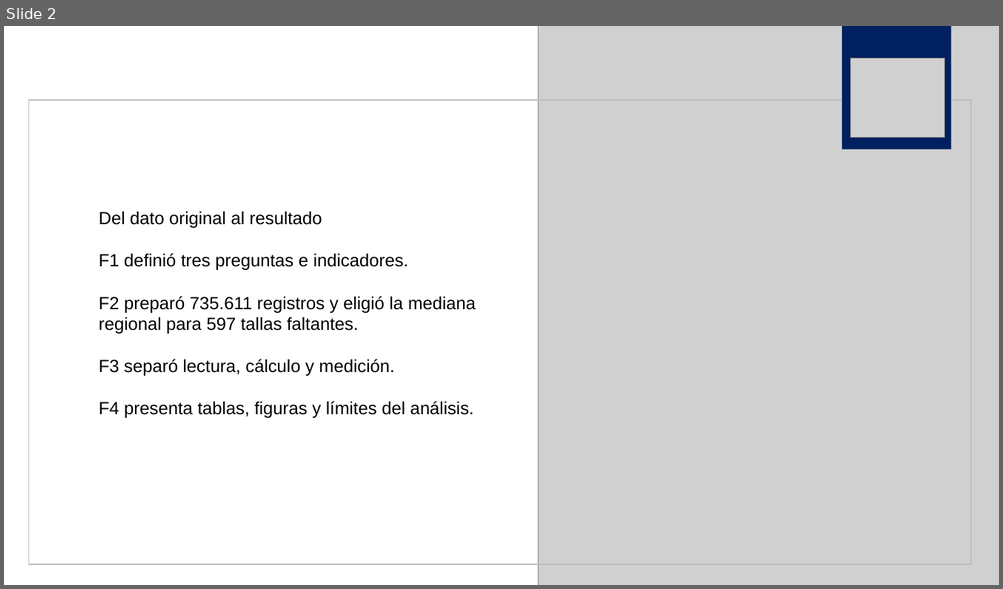
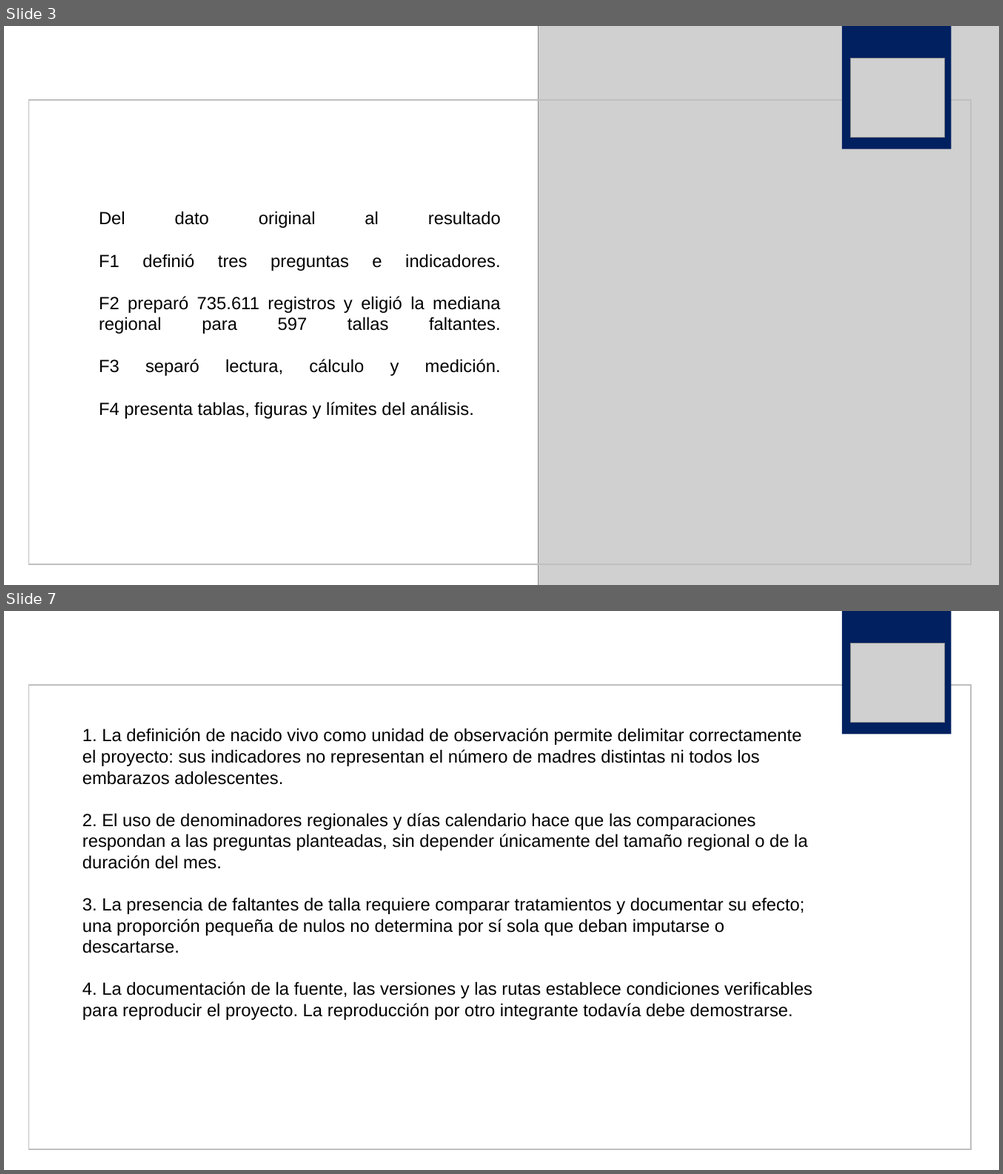
Before and after one commit to jorgealtamiranonavarrete-art/proyecto-grupo2, a slide deck: F4/f4_presentacion_grupo2.pptx. Shown one above the other, each under a label of ours: slide 2 before the commit, slides 3 and 7 after it; the slides between them are not shown. The pictures are 1003x589 and 1003x1174 pixels, drawn with LibreOffice and Linux fonts; fonts in the diff are those of the drawing; grey boxes stand for pictures. Boxes give left, top, right and bottom in pixels: in the first picture for what was removed or moved away, otherwise in the second. Text is boxed around its words. In the diff, an @@ line names an element or a change of style, - is before the commit and + after.

```diff
--- a/F4/f4_presentacion_grupo2.pptx
+++ b/F4/f4_presentacion_grupo2.pptx
@@ slide 7 added at [4,611,999,1170], background #FFFFFF @@
@@ rectangle added at [842,611,950,734], fill #002060 @@
@@ picture added at [851,643,945,722] @@
@@ rectangle added at [28,685,971,1150], outline #BFBFBF 1 pt @@
@@ text added at [82,728,812,1020], 17 pt, text #000000 @@
+1. La definición de nacido vivo como unidad de observación permite delimitar correctamente el proyecto: sus indicadores no representan el número de madres distintas ni todos los embarazos adolescentes.
+2. El uso de denominadores regionales y días calendario hace que las comparaciones respondan a las preguntas planteadas, sin depender únicamente del tamaño regional o de la duración del mes.
+3. La presencia de faltantes de talla requiere comparar tratamientos y documentar su efecto; una proporción pequeña de nulos no determina por sí sola que deban imputarse o descartarse.
+4. La documentación de la fuente, las versiones y las rutas establece condiciones verificables para reproducir el proyecto. La reproducción por otro integrante todavía debe demostrarse.
@@ what was slide 2 is now slide 3 @@
@@ slide 3 changed as well @@
@@ text "Del dato original al resultado ..." at [99,211,501,419]: alignment left to justified @@
```
Also in this commit, not shown: 2 other slides changed, 15 other slides added, 3 slides removed.
